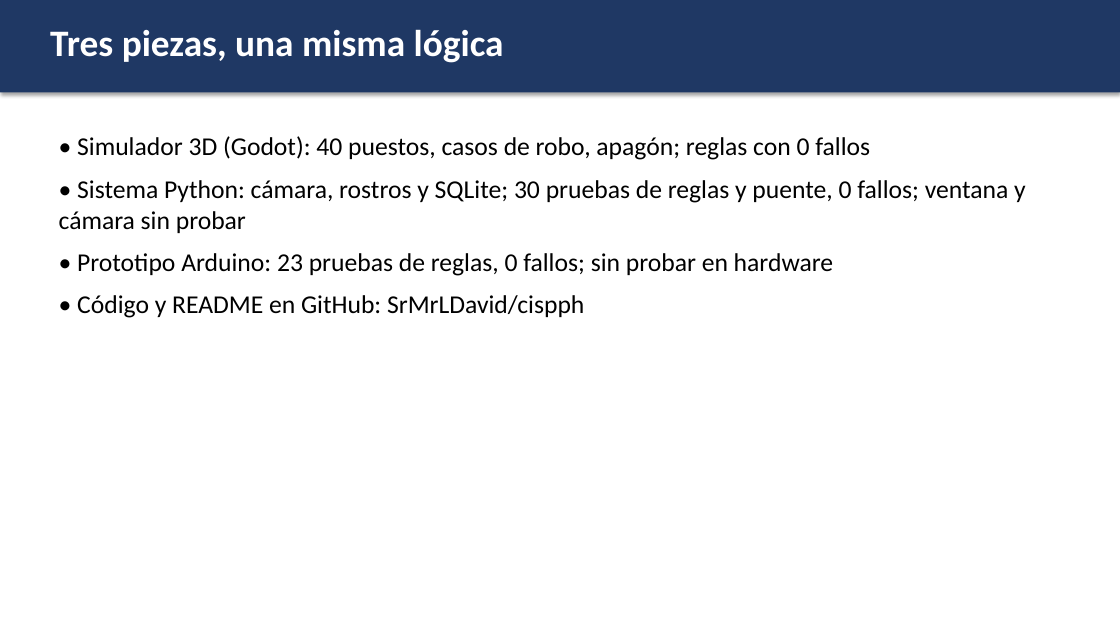
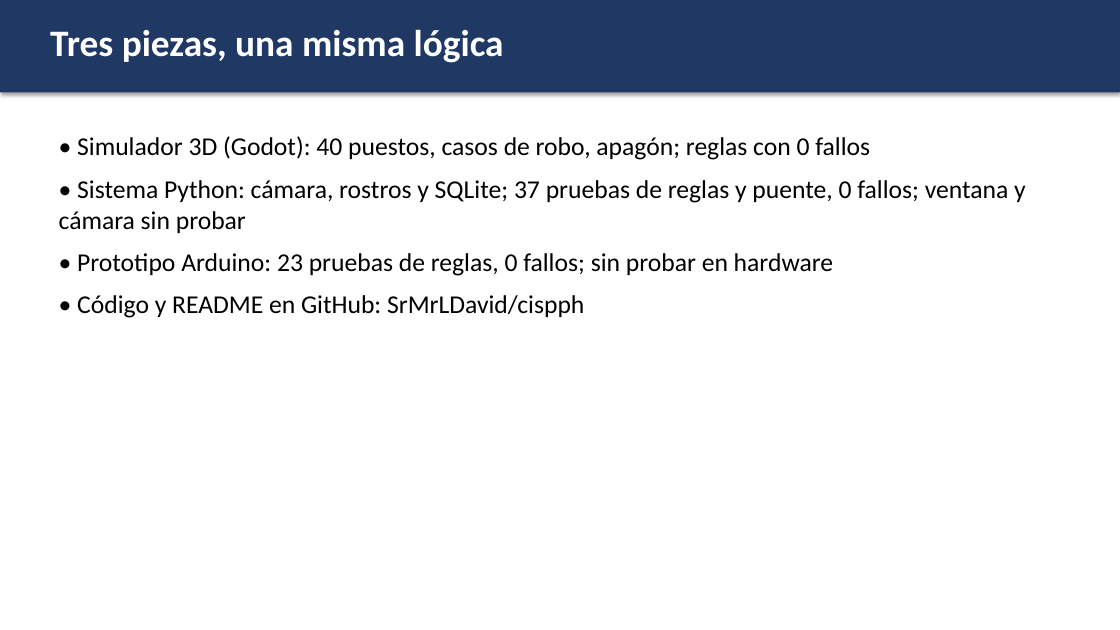
Before and after one commit to SrMrLDavid/CISPPH, a slide deck: slide 8 of docs/documentos/10 Presentación final.pptx. Drawn at 1120x630 pixels with LibreOffice and Linux fonts; fonts in the diff are those of the drawing. Boxes give left, top, right and bottom in pixels: in the first picture for what was removed or moved away, otherwise in the second. Text is boxed around its words. In the diff, an @@ line names an element or a change of style, - is before the commit and + after.

```diff
--- a/docs/documentos/10 Presentación final.pptx
+++ b/docs/documentos/10 Presentación final.pptx
@@ text at box(59, 180, 1026, 233): text changed @@
-• Sistema Python: cámara, rostros y SQLite; 30 pruebas de reglas y puente, 0 fallos; ventana y cámara sin probar
+• Sistema Python: cámara, rostros y SQLite; 37 pruebas de reglas y puente, 0 fallos; ventana y cámara sin probar
```
Also in this commit, not shown: 15 other files.
